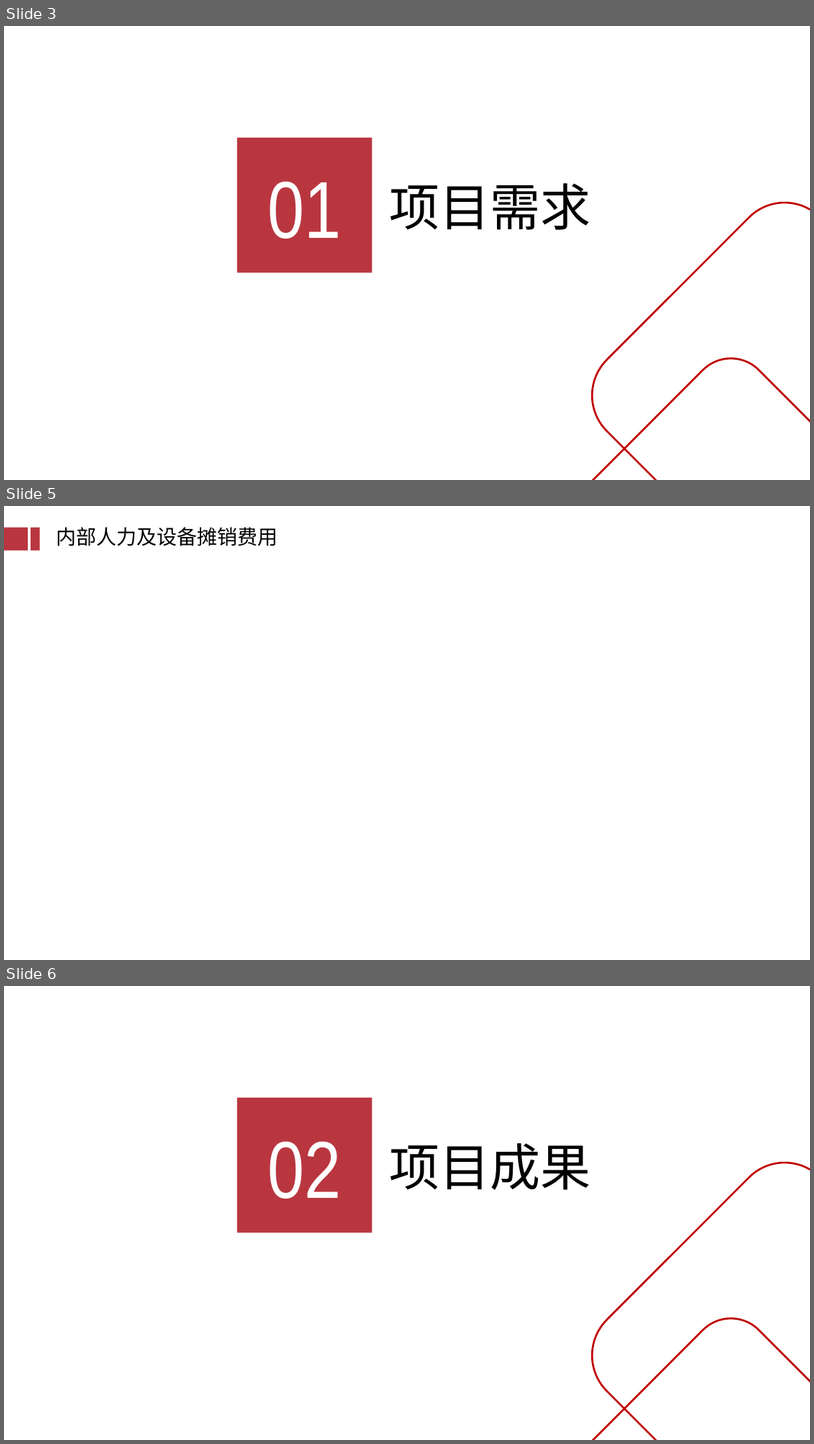
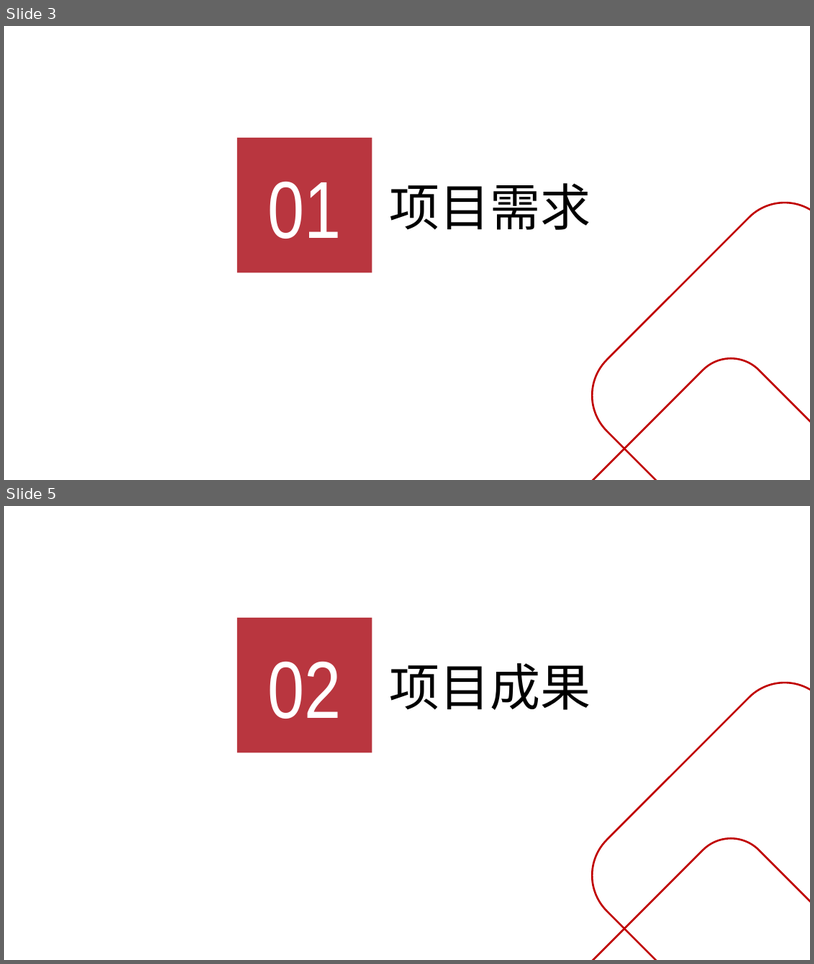
Before and after one commit to GuoXinjian/Python, a slide deck: KTS结案_V0.1.pptx. Shown one above the other, each under a label of ours: slides 3, 5 and 6 before the commit, slides 3 and 5 after it; the slides between them are not shown. The pictures are 814x1444 and 814x964 pixels, drawn with LibreOffice and Linux fonts; fonts in the diff are those of the drawing; background and template pictures are left out. Boxes give left, top, right and bottom in pixels: in the first picture for what was removed or moved away, otherwise in the second. Text is boxed around its words. In the diff, an @@ line names an element or a change of style, - is before the commit and + after.

```diff
--- a/KTS结案_V0.1.pptx
+++ b/KTS结案_V0.1.pptx
@@ slide 5 removed at box(4, 506, 810, 960), background #FFFFFF @@
@@ rectangle removed at box(4, 527, 28, 550) @@
@@ rectangle removed at box(31, 527, 40, 550) @@
@@ text removed at box(56, 527, 278, 546) @@
-内部人力及设备摊销费用
@@ what was slide 6 is now slide 5 @@
```
Also in this commit, not shown: 2 slides changed.
